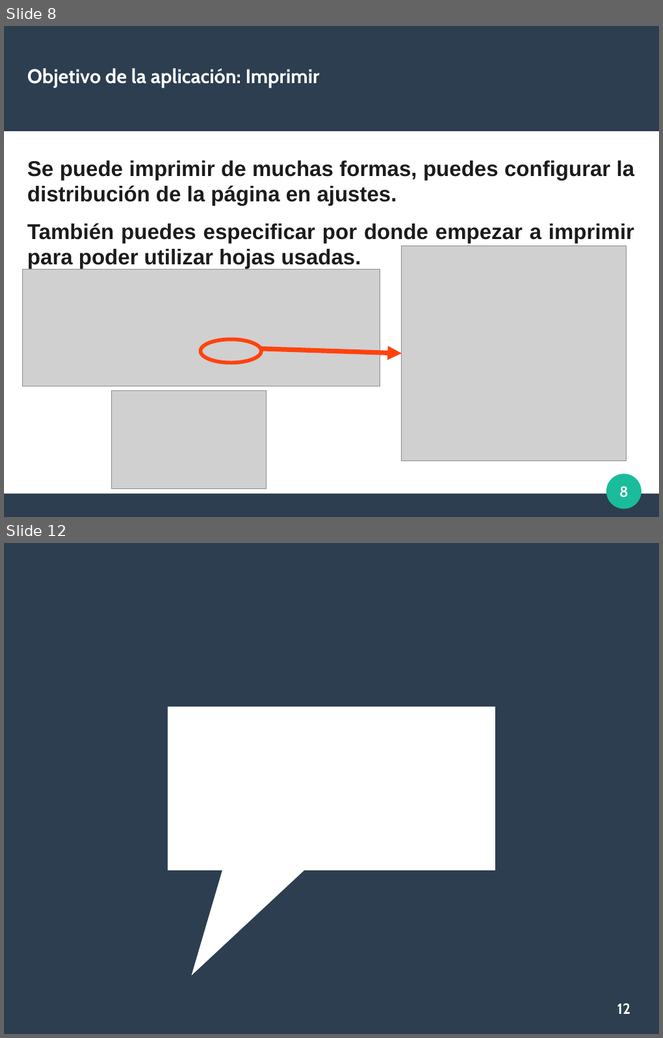
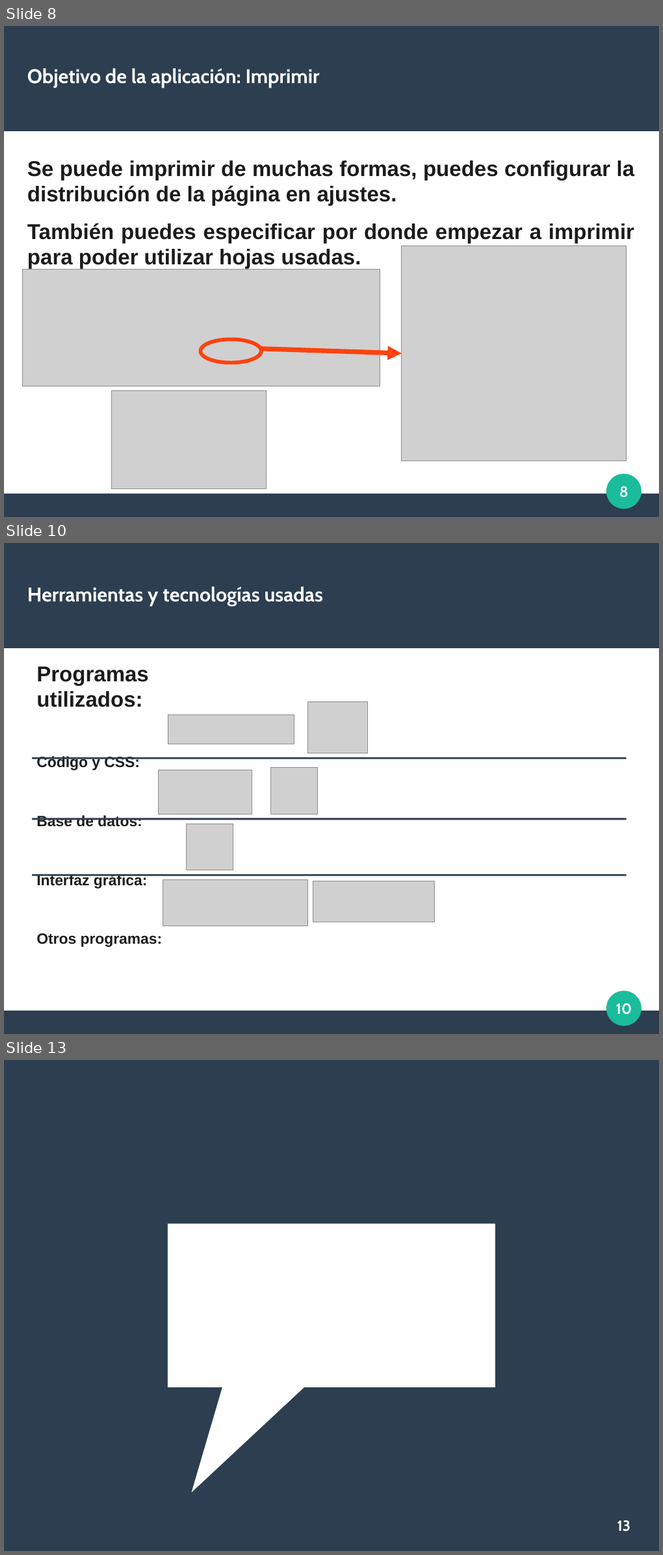
Before and after one commit to sharco-code/Red-Libros, a slide deck: Documentacion/presentacion.odp. Shown one above the other, each under a label of ours: slides 8 and 12 before the commit, slides 8, 10 and 13 after it; the slides between them are not shown. The pictures are 663x1038 and 663x1555 pixels, drawn with LibreOffice and Linux fonts; fonts in the diff are those of the drawing; grey boxes stand for pictures. Boxes give left, top, right and bottom in pixels: in the first picture for what was removed or moved away, otherwise in the second. Text is boxed around its words. In the diff, an @@ line names an element or a change of style, - is before the commit and + after.

```diff
--- a/Documentacion/presentacion.odp
+++ b/Documentacion/presentacion.odp
@@ slide 10 added at (x1=4, y1=543, x2=659, y2=1034), background #FFFFFF; not listed: 3 template elements that a slide beside it also shows @@
@@ title added at (x1=27, y1=587, x2=323, y2=606), 24 pt, text #FFFFFF, bold @@
+Herramientas y tecnologías usadas
@@ text added at (x1=36, y1=667, x2=163, y2=947), 18 pt, text #1B1B1B, bold @@
+Programas utilizados:
+Código y CSS:
+Base de datos:
+Interfaz gráfica:
+Otros programas:
@@ picture added at (x1=168, y1=715, x2=295, y2=745) @@
@@ picture added at (x1=308, y1=702, x2=368, y2=754) @@
@@ line added from (32, 758) to (627, 758), #2C3E50 2.3 pt @@
@@ picture added at (x1=159, y1=771, x2=252, y2=815) @@
@@ picture added at (x1=271, y1=768, x2=318, y2=815) @@
@@ line added from (32, 819) to (627, 819), #2C3E50 2.3 pt @@
@@ picture added at (x1=187, y1=824, x2=233, y2=871) @@
@@ line added from (32, 875) to (627, 875), #2C3E50 2.3 pt @@
@@ picture added at (x1=163, y1=880, x2=308, y2=927) @@
@@ picture added at (x1=313, y1=882, x2=435, y2=923) @@
@@ page number added at (x1=616, y1=1003, x2=633, y2=1015), 18 pt, text #FFFFFF, bold @@
+10
@@ what was slide 12 is now slide 13 @@
@@ page number at (x1=618, y1=1520, x2=631, y2=1532): text changed @@
-12
+13
```
Also in this commit, not shown: 2 slides changed, 2 other slides added, 2 slides removed, 2 other files.
